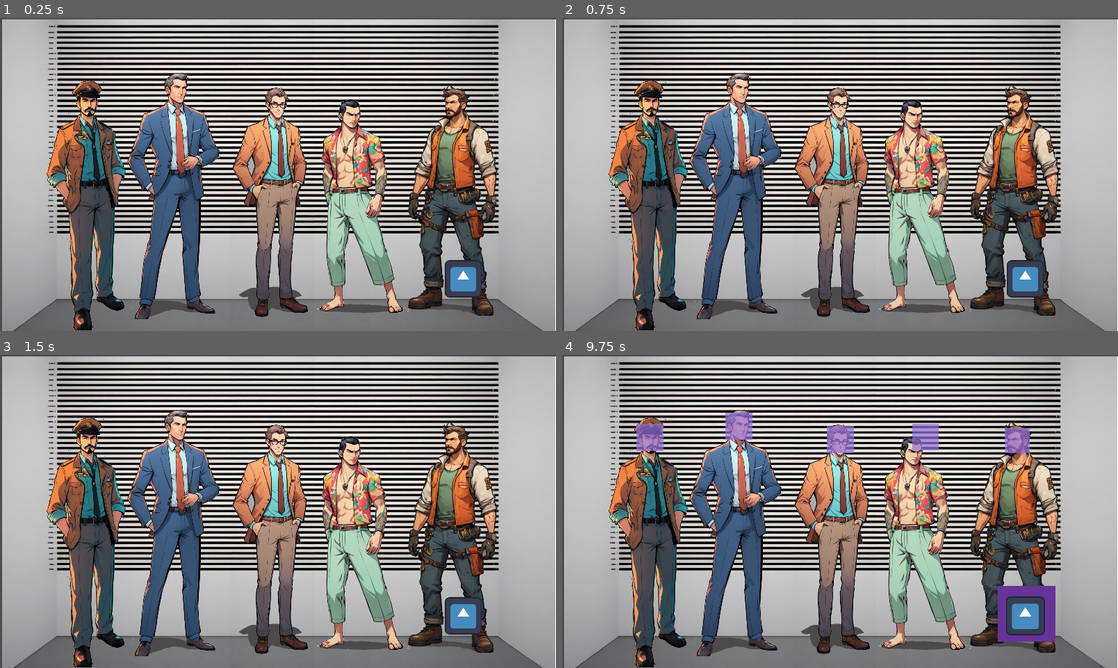
Above: before the commit, frames 1-4 (two rows, left to right).
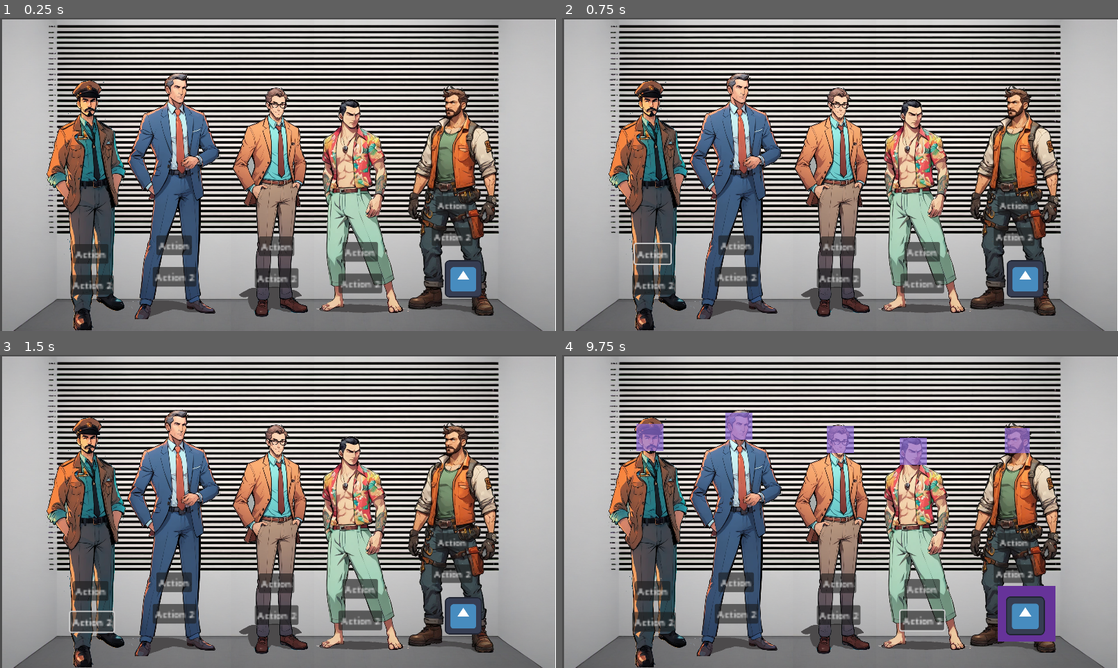
Above: after the commit, the same moments.

Repository: dornad/ggj2024
Game: Godot game, scene res://Scenes/world.tscn
Same seed, same stepped clock (60 frames per second), same inputs: the game is played once before the commit and once after it. The engine's default icon, where the game draws it, is replaced by a stand-in: a white triangle on a blue panel in a dark square.
Inputs (mouse positions are in pixels of both pictures, inside the frame that each line leads up to):
- Up to frame 1 (0.25 s): no input
- Up to frame 2 (0.75 s): click (650, 252) at 0.5 s, where only the run after the commit has a clickable "Action"
- Up to frame 3 (1.5 s): click (94, 621) at 1.25 s, where only the run after the commit has a clickable "Action 2"
- Up to frame 4 (9.75 s): click (923, 589) at 2 s, where only the run after the commit has a clickable "Action"; click (923, 621) at 2.75 s, where only the run after the commit has a clickable "Action 2"; click (650, 589) at 3.5 s, where only the run after the commit has a clickable "Action"; click (656, 621) at 4.25 s, where only the run after the commit has a clickable "Action 2"; click (923, 589) at 5 s, where only the run after the commit has a clickable "Action"; click (923, 621) at 5.75 s, where only the run after the commit has a clickable "Action 2"; click (650, 589) at 6.5 s, where only the run after the commit has a clickable "Action"; click (656, 621) at 7.25 s, where only the run after the commit has a clickable "Action 2"; click (923, 589) at 8 s, where only the run after the commit has a clickable "Action"; click (923, 621) at 8.75 s, where only the run after the commit has a clickable "Action 2"; tap Enter at 9.5 s; move the mouse to (1023, 614) at 9.52 s; press the mouse at (1023, 614) at 9.53 s

The runs differ from the first frame. In frame 1, 3.7% of the frame differs, in the area x 12-85%, y 56-89%; in frame 2, 3.7%; in frame 3, 3.7%; in frame 4, 4.4%, in the area x 12-85%, y 22-89%.

Commit message:
Audio Interaction

Diff:
--- a/Scenes/world.tscn
+++ b/Scenes/world.tscn
@@ -1,10 +1,12 @@
-[gd_scene load_steps=13 format=3 uid="uid://b806padjpiciv"]
+[gd_scene load_steps=15 format=3 uid="uid://b806padjpiciv"]
 
 [ext_resource type="Texture2D" uid="uid://coiy2shc7nxld" path="res://Assets/police_lineup_room_AI1.png" id="1_0r6ef"]
 [ext_resource type="Script" path="res://Scripts/Character.gd" id="2_7lcpd"]
+[ext_resource type="AudioStream" uid="uid://dc4wvymlx7fb3" path="res://Assets/Audio/deep_voice_Robbing.wav" id="3_dg6ly"]
 [ext_resource type="Script" path="res://Scripts/DragAndDropArea.gd" id="3_kr7bl"]
 [ext_resource type="Texture2D" uid="uid://cq4v3q8rclne0" path="res://Assets/Bus driver_Transparent.png" id="3_xgl8w"]
 [ext_resource type="Script" path="res://Scripts/Draggable.gd" id="4_nctbg"]
+[ext_resource type="AudioStream" uid="uid://0nu4sll4njqx" path="res://Assets/Audio/Mickey_Robbed.wav" id="4_vaiej"]
 [ext_resource type="Texture2D" uid="uid://dl6tm6lls3ive" path="res://Assets/Executive 2_transparent.png" id="5_0splw"]
 [ext_resource type="Texture2D" uid="uid://b3w2y0wtg3eg5" path="res://icon.svg" id="5_l0xcf"]
 [ext_resource type="Texture2D" uid="uid://fa6j63lg5vm8" path="res://Assets/Mechanic_ transparent.png" id="6_irn4i"]
@@ -28,6 +30,9 @@
 position = Vector2(108, 167)
 scale = Vector2(0.725462, 0.725462)
 script = ExtResource("2_7lcpd")
+normal_voice = ExtResource("3_dg6ly")
+mask_voice = ExtResource("4_vaiej")
+pain_voice = ExtResource("4_vaiej")
 
 [node name="CharacterSprite" type="Sprite2D" parent="Character"]
 position = Vector2(299, 648)
@@ -46,6 +51,22 @@
 offset_right = 64.0
 offset_bottom = 64.0
 
+[node name="Button Action 1" type="Button" parent="Character"]
+offset_left = 198.494
+offset_top = 844.979
+offset_right = 256.494
+offset_bottom = 875.979
+scale = Vector2(2.92665, 2.92665)
+text = "Action"
+
+[node name="Button Action 2" type="Button" parent="Character"]
+offset_left = 184.71
+offset_top = 992.471
+offset_right = 255.71
+offset_bottom = 1023.47
+scale = Vector2(2.92665, 2.92665)
+text = "Action 2"
+
 [node name="Character2" type="Node2D" parent="."]
 position = Vector2(700, 127)
 scale = Vector2(0.725462, 0.725462)
@@ -67,6 +88,22 @@
 offset_top = -64.0
 offset_right = 64.0
 offset_bottom = 64.0
+
+[node name="Button Action 1" type="Button" parent="Character2"]
+offset_left = -220.549
+offset_top = 858.763
+offset_right = -162.549
+offset_bottom = 889.763
+scale = Vector2(2.92665, 2.92665)
+text = "Action"
+
+[node name="Button Action 2" type="Button" parent="Character2"]
+offset_left = -238.469
+offset_top = 1009.01
+offset_right = -167.469
+offset_bottom = 1040.01
+scale = Vector2(2.92665, 2.92665)
+text = "Action 2"
 
 [node name="Character3" type="Node2D" parent="."]
 position = Vector2(1149, 173)
@@ -91,6 +128,22 @@
 offset_right = 64.0
 offset_bottom = 64.0
 
+[node name="Button Action 1" type="Button" parent="Character3"]
+offset_left = 525.293
+offset_top = 652.547
+offset_right = 583.293
+offset_bottom = 683.547
+scale = Vector2(2.92665, 2.92665)
+text = "Action"
+
+[node name="Button Action 2" type="Button" parent="Character3"]
+offset_left = 506.057
+offset_top = 813.835
+offset_right = 577.057
+offset_bottom = 844.835
+scale = Vector2(2.92665, 2.92665)
+text = "Action 2"
+
 [node name="Character4" type="Node2D" parent="."]
 position = Vector2(761, 111)
 scale = Vector2(0.725462, 0.725462)
@@ -114,6 +167,22 @@
 offset_right = 64.0
 offset_bottom = 64.0
 
+[node name="Button Action 1" type="Button" parent="Character4"]
+offset_left = 181.953
+offset_top = 886.332
+offset_right = 239.953
+offset_bottom = 917.332
+scale = Vector2(2.92665, 2.92665)
+text = "Action"
+
+[node name="Button Action 2" type="Button" parent="Character4"]
+offset_left = 164.034
+offset_top = 1036.58
+offset_right = 235.034
+offset_bottom = 1067.58
+scale = Vector2(2.92665, 2.92665)
+text = "Action 2"
+
 [node name="Character5" type="Node2D" parent="."]
 position = Vector2(1055, 102)
 scale = Vector2(0.725462, 0.725462)
@@ -125,7 +194,7 @@
 texture = ExtResource("8_7na4d")
 
 [node name="DragAndDropArea" type="StaticBody2D" parent="Character5" groups=["droppable"]]
-position = Vector2(275.686, 249.496)
+position = Vector2(217.792, 318.418)
 script = ExtResource("3_kr7bl")
 
 [node name="CollisionShape2D" type="CollisionShape2D" parent="Character5/DragAndDropArea"]
@@ -136,6 +205,22 @@
 offset_top = -64.0
 offset_right = 64.0
 offset_bottom = 64.0
+
+[node name="Button Action 3" type="Button" parent="Character5"]
+offset_left = 175.061
+offset_top = 924.928
+offset_right = 233.061
+offset_bottom = 955.928
+scale = Vector2(2.92665, 2.92665)
+text = "Action"
+
+[node name="Button Action 4" type="Button" parent="Character5"]
+offset_left = 157.141
+offset_top = 1075.18
+offset_right = 228.141
+offset_bottom = 1106.18
+scale = Vector2(2.92665, 2.92665)
+text = "Action 2"
 
 [node name="Inventory" type="Node2D" parent="."]
 position = Vector2(1152, 390)
@@ -167,6 +252,19 @@
 position = Vector2(2.08165e-12, 2.08165e-12)
 shape = SubResource("RectangleShape2D_4dpvv")
 
+[node name="audioPlayer" type="AudioStreamPlayer2D" parent="."]
+unique_name_in_owner = true
+
+[connection signal="pressed" from="Character/Button Action 1" to="Character" method="_on_button_pressed"]
+[connection signal="pressed" from="Character/Button Action 2" to="Character" method="_on_button_action_2_pressed"]
+[connection signal="pressed" from="Character2/Button Action 1" to="Character2" method="_on_button_pressed"]
+[connection signal="pressed" from="Character2/Button Action 2" to="Character2" method="_on_button_action_2_pressed"]
+[connection signal="pressed" from="Character3/Button Action 1" to="Character3" method="_on_button_pressed"]
+[connection signal="pressed" from="Character3/Button Action 2" to="Character3" method="_on_button_action_2_pressed"]
+[connection signal="pressed" from="Character4/Button Action 1" to="Character4" method="_on_button_pressed"]
+[connection signal="pressed" from="Character4/Button Action 2" to="Character4" method="_on_button_action_2_pressed"]
+[connection signal="pressed" from="Character5/Button Action 3" to="Character5" method="_on_button_pressed"]
+[connection signal="pressed" from="Character5/Button Action 4" to="Character5" method="_on_button_action_2_pressed"]
 [connection signal="body_entered" from="Draggable/Area2D" to="Draggable" method="_on_area_2d_body_entered"]
 [connection signal="body_exited" from="Draggable/Area2D" to="Draggable" method="_on_area_2d_body_exited"]
 [connection signal="mouse_entered" from="Draggable/Area2D" to="Draggable" method="_on_area_2d_mouse_entered"]
--- a/Scripts/Character.gd
+++ b/Scripts/Character.gd
@@ -3,4 +3,18 @@
 class_name Character
 
 @export var firstItem: global.DraggableType = global.DraggableType.NONE
-@export var secondItem: global.DraggableType = global.DraggableType.NONE
+
+@export var normal_voice: Resource = load("res://Assets/Audio/deep_voice_Robbing.wav")
+@export var mask_voice: Resource = load("res://Assets/Audio/deep_voice_Robbing.wav")
+@export var pain_voice: Resource = load("res://Assets/Audio/deep_voice_Robbing.wav")
+
+func _on_button_pressed():
+	if firstItem == global.DraggableType.NONE:
+		%audioPlayer.stream = normal_voice
+	elif firstItem == global.DraggableType.MOUSE_MASK:
+		%audioPlayer.stream = mask_voice
+	%audioPlayer.play()
+
+func _on_button_action_2_pressed():
+	%audioPlayer.stream = pain_voice
+	%audioPlayer.play()
--- a/Scripts/Draggable.gd
+++ b/Scripts/Draggable.gd
@@ -7,7 +7,7 @@
 var initialPos: Vector2
 
 # What kind of draggable this is.
-@export var draggableType: global.DraggableType = global.DraggableType.GODOT_HAT
+@export var draggableType: global.DraggableType = global.DraggableType.MOUSE_MASK
 
 func _process(_delta):
 	if draggable:
@@ -39,10 +39,7 @@
 func handleDrop_character(body: StaticBody2D, character: Character):
 	if character.firstItem == global.DraggableType.NONE:
 		character.firstItem = draggableType
-	else:
-		character.secondItem = draggableType
 	print(character, ", firstItem = ", global.DraggableType.keys()[character.firstItem])
-	print(character, ", secondItem = ", global.DraggableType.keys()[character.secondItem])
 
 func draggable_cleanup():
 	print("CLEANUP START")
@@ -51,10 +48,7 @@
 	for character in characters:
 		if character.firstItem == draggableType:
 			character.firstItem = global.DraggableType.NONE
-		if character.secondItem == draggableType:
-			character.secondItem = global.DraggableType.NONE
 		print(character, ", firstItem = ", global.DraggableType.keys()[character.firstItem])
-		print(character, ", secondItem = ", global.DraggableType.keys()[character.secondItem])
 	print("CLEANUP END")
 
 func _on_area_2d_mouse_entered():
--- a/Scripts/global.gd
+++ b/Scripts/global.gd
@@ -2,9 +2,7 @@
 
 enum DraggableType {
 	NONE,
-	GODOT_HAT,
-	UNITY_HAT,
-	UNREAL_HAT
+	MOUSE_MASK
 }
 
 var is_dragging = false
Not shown, added: Assets/Audio/Mickey_Robbed.wav.import
Not shown, added: Assets/Audio/deep_voice_Robbing.wav.import
Not shown, added: Assets/Audio/Mickey_Robbed.wav
Not shown, added: Assets/Audio/deep_voice_Robbing.wav
